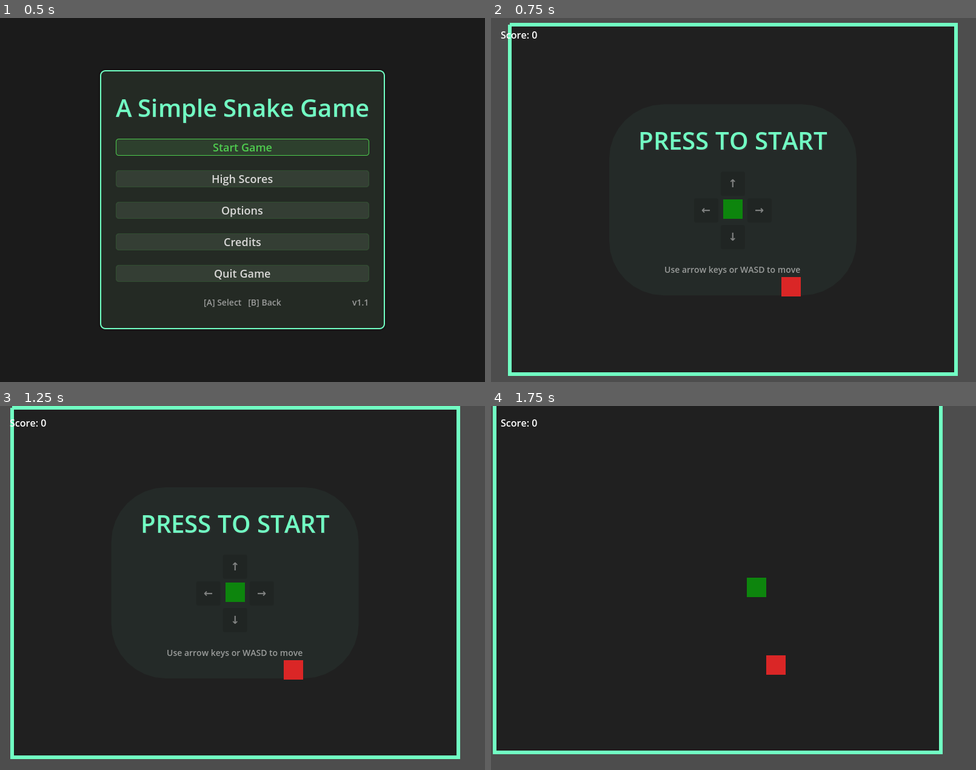
Above: before the commit, frames 1-4 (two rows, left to right).
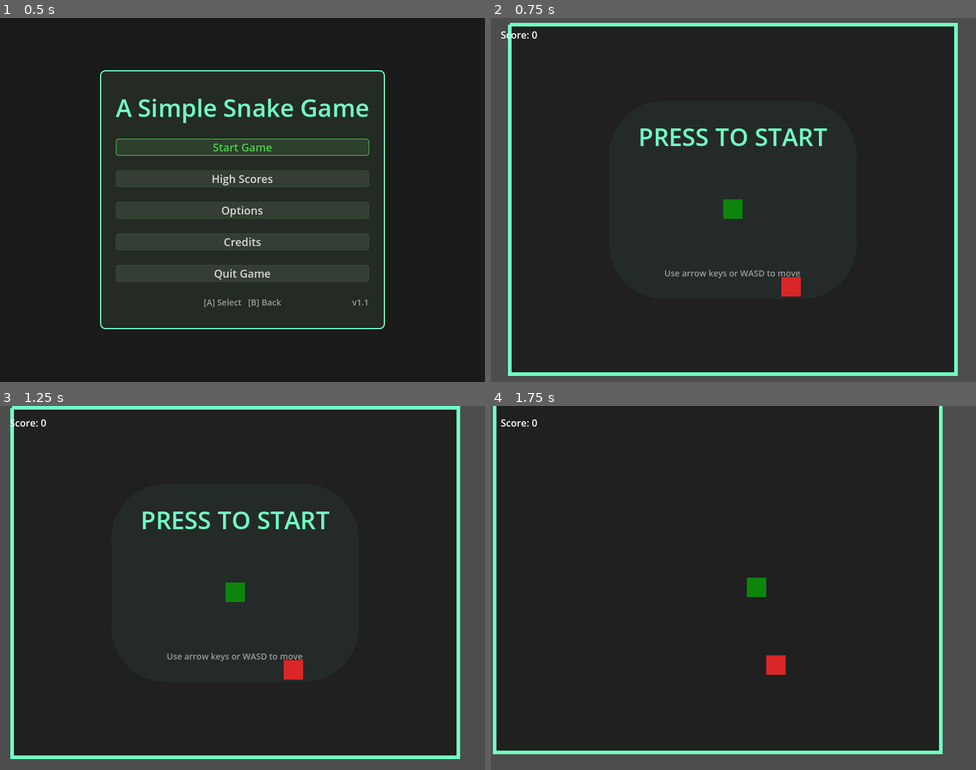
Above: after the commit, the same moments.

Repository: bluehexagons/snake2d
Game: Godot game, scene res://scenes/main/main.tscn
Two runs of this game, one before a commit and one after it. Both use one fixed random seed, a clock stepped at 60 frames per second and the inputs below.
Inputs (mouse positions are in pixels of both pictures, inside the frame that each line leads up to):
- Up to frame 1 (0.5 s): no input
- Up to frame 2 (0.75 s): click "Start Game" at 0.5 s
- Up to frame 3 (1.25 s): no input
- Up to frame 4 (1.75 s): tap Enter at 1.25 s; move the mouse to (840, 569) at 1.27 s; hold Right (right) from 1.28 s (still down); click (840, 569) at 1.42 s

Frame 1 is identical in both runs. In frame 2, 1.3% of the frame differs, in the area x 30-70%, y 30-72%; in frame 3, 1.3%; in frame 4, nothing differs.

Commit message:
Remove arrow icons; they don't add much, and it'd need a new font for mobile

Diff:
--- a/scenes/main/controls_tutorial.tscn
+++ b/scenes/main/controls_tutorial.tscn
@@ -8,6 +8,9 @@
 corner_radius_top_right = 90
 corner_radius_bottom_right = 90
 corner_radius_bottom_left = 90
+
+[sub_resource type="StyleBoxFlat" id="StyleBoxFlat_6ytnn"]
+bg_color = Color(0.6, 0.6, 0.6, 0)
 
 [node name="ControlsTutorial" type="CenterContainer"]
 process_mode = 3
@@ -40,57 +43,10 @@
 text = "PRESS TO START"
 horizontal_alignment = 1
 
-[node name="ControlsHBox" type="HBoxContainer" parent="PanelContainer/MarginContainer/VBoxContainer"]
+[node name="Panel" type="Panel" parent="PanelContainer/MarginContainer/VBoxContainer"]
+custom_minimum_size = Vector2(0, 140)
 layout_mode = 2
-alignment = 1
-
-[node name="ControlsGrid" type="GridContainer" parent="PanelContainer/MarginContainer/VBoxContainer/ControlsHBox"]
-layout_mode = 2
-columns = 3
-
-[node name="Empty1" type="Control" parent="PanelContainer/MarginContainer/VBoxContainer/ControlsHBox/ControlsGrid"]
-custom_minimum_size = Vector2(40, 40)
-layout_mode = 2
-
-[node name="UpButton" type="Button" parent="PanelContainer/MarginContainer/VBoxContainer/ControlsHBox/ControlsGrid"]
-custom_minimum_size = Vector2(40, 40)
-layout_mode = 2
-disabled = true
-text = "↑"
-
-[node name="Empty2" type="Control" parent="PanelContainer/MarginContainer/VBoxContainer/ControlsHBox/ControlsGrid"]
-custom_minimum_size = Vector2(40, 40)
-layout_mode = 2
-
-[node name="LeftButton" type="Button" parent="PanelContainer/MarginContainer/VBoxContainer/ControlsHBox/ControlsGrid"]
-custom_minimum_size = Vector2(40, 40)
-layout_mode = 2
-disabled = true
-text = "←"
-
-[node name="Empty3" type="Control" parent="PanelContainer/MarginContainer/VBoxContainer/ControlsHBox/ControlsGrid"]
-custom_minimum_size = Vector2(40, 40)
-layout_mode = 2
-
-[node name="RightButton" type="Button" parent="PanelContainer/MarginContainer/VBoxContainer/ControlsHBox/ControlsGrid"]
-custom_minimum_size = Vector2(40, 40)
-layout_mode = 2
-disabled = true
-text = "→"
-
-[node name="Empty4" type="Control" parent="PanelContainer/MarginContainer/VBoxContainer/ControlsHBox/ControlsGrid"]
-custom_minimum_size = Vector2(40, 40)
-layout_mode = 2
-
-[node name="DownButton" type="Button" parent="PanelContainer/MarginContainer/VBoxContainer/ControlsHBox/ControlsGrid"]
-custom_minimum_size = Vector2(40, 40)
-layout_mode = 2
-disabled = true
-text = "↓"
-
-[node name="Empty5" type="Control" parent="PanelContainer/MarginContainer/VBoxContainer/ControlsHBox/ControlsGrid"]
-custom_minimum_size = Vector2(40, 40)
-layout_mode = 2
+theme_override_styles/panel = SubResource("StyleBoxFlat_6ytnn")
 
 [node name="HintLabel" type="Label" parent="PanelContainer/MarginContainer/VBoxContainer"]
 layout_mode = 2
Not shown: 1 places in scenes/main/controls_tutorial.tscn that only renumber resources
